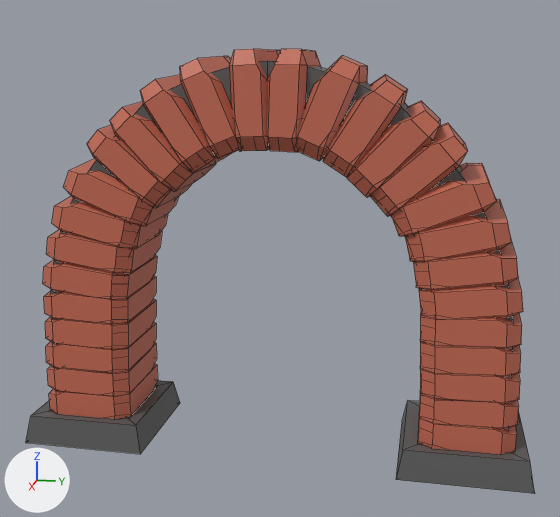
A saved change to the Blender file scriptingFinal/Assets/BlenderModels/arch.blend.
One viewpoint serves both versions: a camera (50 mm lens) standing at (19.31, 3.95, 9.81) and looking at (0.18, 0.13, 5.03). Every picture has the same lights, and +X, +Y and +Z are marked at lower left. Mesh edges are drawn as thin lines.
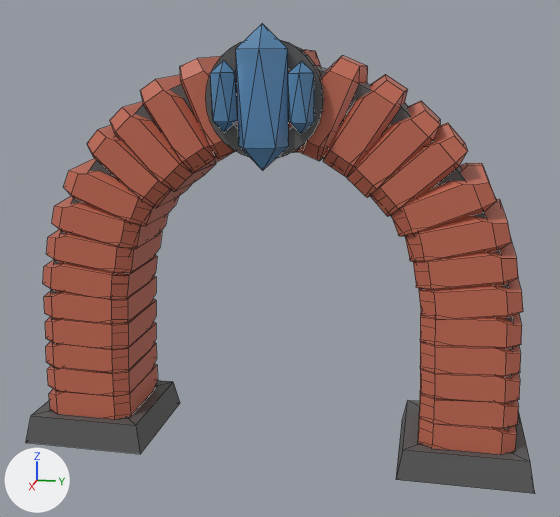
The change, as a list of edits to the scene's bpy script:
```text
Add mat_crystals:
    mat_crystals = principled_material('Crystals')
    mat_crystals.base_color = (0.182, 0.495, 0.902)  # blue #76bbf4
    mat_crystals.ior = 1.45
    mat_crystals.transmission_weight = 0.57
Add me_icosphere_002:
    me_icosphere_002.from_pydata(...)  # 12 vertices, 20 faces; spans x -0.81..0.81, y -0.85..0.85, z -1.65..1.65
    me_icosphere_002.materials.append(mat_crystals)  # blue #76bbf4
Add me_cylinder:
    me_cylinder.from_pydata(...)  # 128 vertices, 68 faces; spans x -1.0..1.0, y -1.0..1.0, z -1.0..1.0
    me_cylinder.materials.append(mat_basecube)  # dark grey #5b5b5b
Add ob_icosphere_002:
    ob_icosphere_002 = bpy.data.objects.new('Icosphere.002', me_icosphere_002)
    ob_icosphere_002.location = (1.61, -0.9, 9.16)
    ob_icosphere_002.scale = (0.376, 0.348, 0.495)
Add ob_icosphere_001:
    ob_icosphere_001 = bpy.data.objects.new('Icosphere.001', me_icosphere_002.copy())
    ob_icosphere_001.location = (1.61, 0.9, 9.15)
    ob_icosphere_001.scale = (0.376, 0.348, 0.495)
Add ob_icosphere:
    ob_icosphere = bpy.data.objects.new('Icosphere', me_icosphere_002.copy())
    ob_icosphere.location = (1.59, 0.0, 9.13)
    ob_icosphere.scale = (0.396, 0.704, 1.0)
Add ob_cylinder:
    ob_cylinder = bpy.data.objects.new('Cylinder', me_cylinder)
    ob_cylinder.location = (1.3, 0.0, 9.1)
    ob_cylinder.rotation_euler = (0.0, 1.571, 0.0)  # degrees (0, 90, 0)
    ob_cylinder.scale = (1.38, 1.38, 0.207)
```

Where the change shows, as pixel boxes (x1, y1, x2, y2) in the pictures (560 x 517 px):
'Icosphere', added (blue)
    after: (236, 23, 289, 171)
'Cylinder', added
    after: (206, 39, 324, 158)
'Icosphere.001', added (blue)
    after: (288, 61, 314, 134)
'Icosphere.002', added (blue)
    after: (210, 61, 238, 132)
